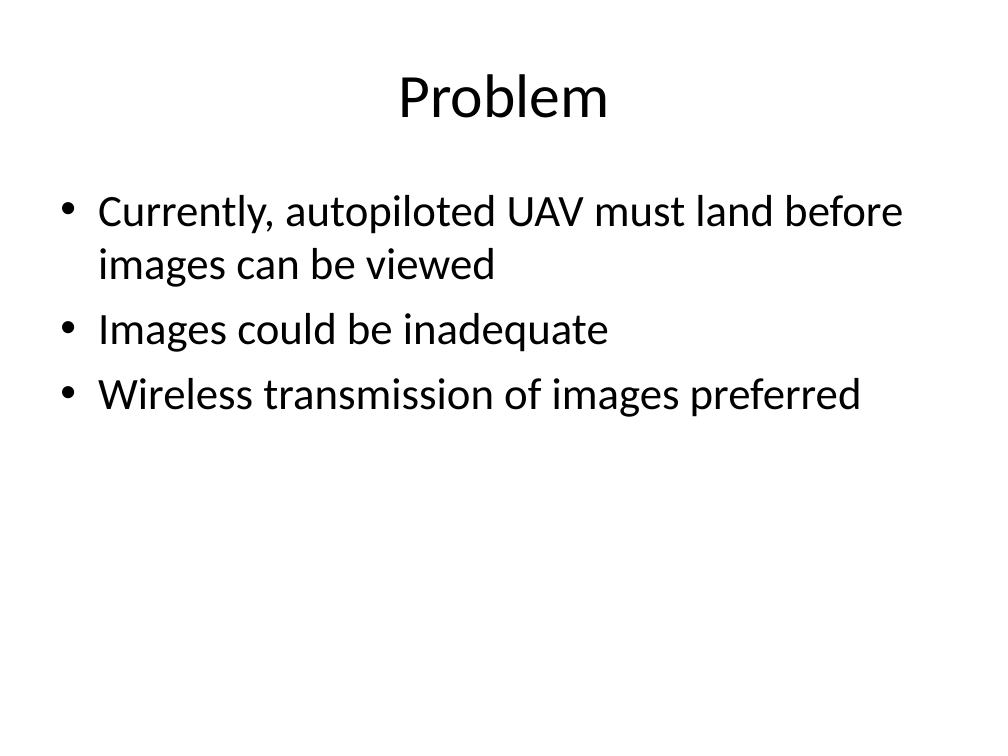
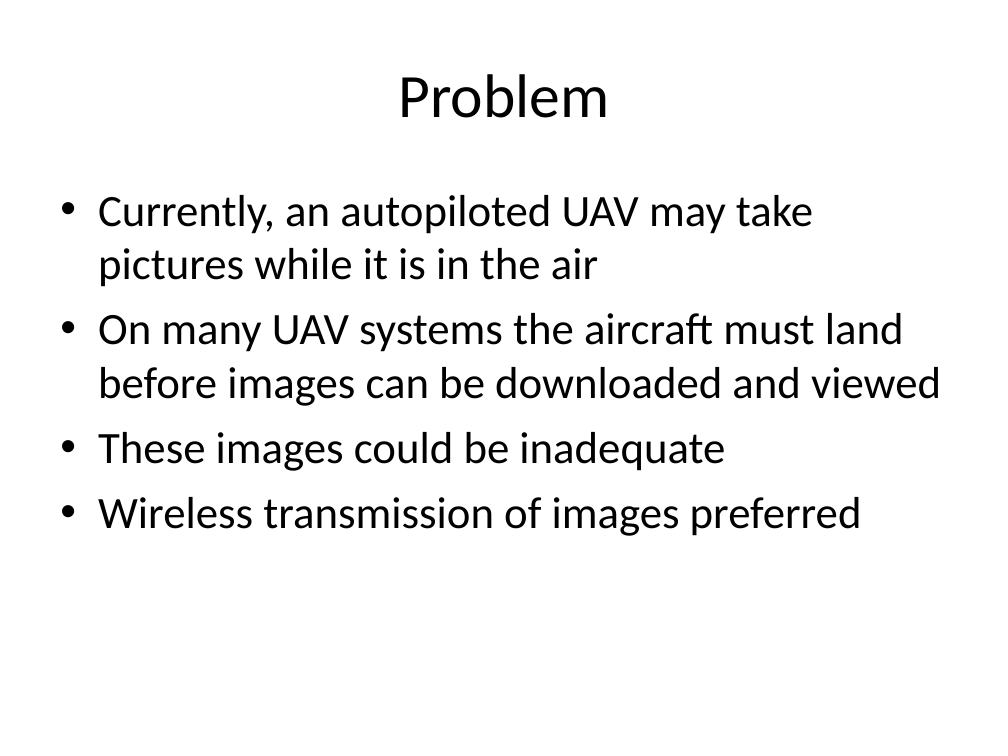
Before and after one commit to andybusse/uavcamera, a slide deck: slide 4 of documents/GDP Group 18 pres.ppt. Drawn at 1008x756 pixels with LibreOffice and Linux fonts; fonts in the diff are those of the drawing. Boxes give left, top, right and bottom in pixels: in the first picture for what was removed or moved away, otherwise in the second. Text is boxed around its words. In the diff, an @@ line names an element or a change of style, - is before the commit and + after.

```diff
--- a/documents/GDP Group 18 pres.ppt
+++ b/documents/GDP Group 18 pres.ppt
@@ text at (x1=98, y1=195, x2=941, y2=471): text changed @@
-• Currently, autopiloted UAV must land before images can be viewed
-• Images could be inadequate
+• Currently, an autopiloted UAV may take pictures while it is in the air
+• On many UAV systems the aircraft must land before images can be downloaded and viewed
+• These images could be inadequate
```
Also in this commit, not shown: 6 other slides changed, 5 slides added, 3 slides removed.
